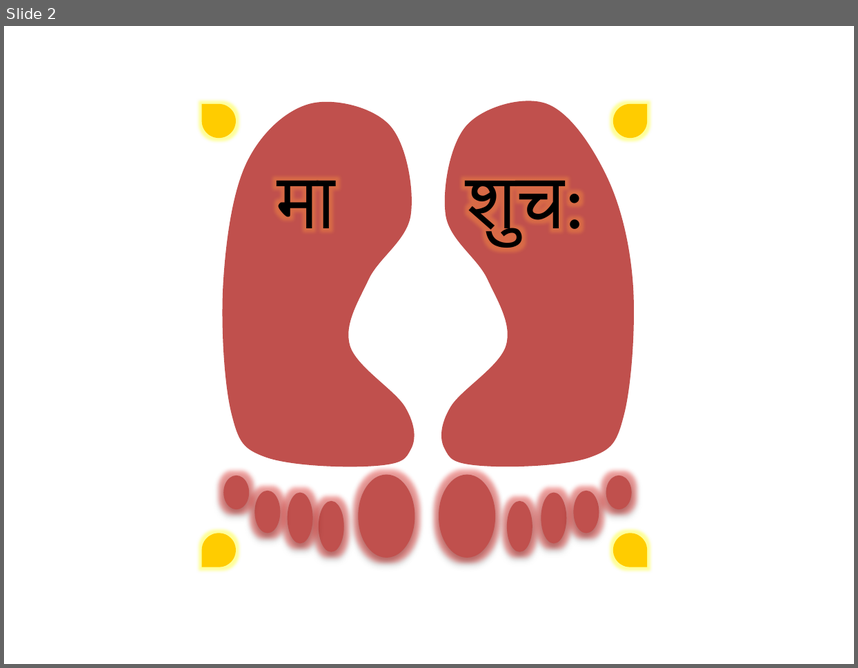
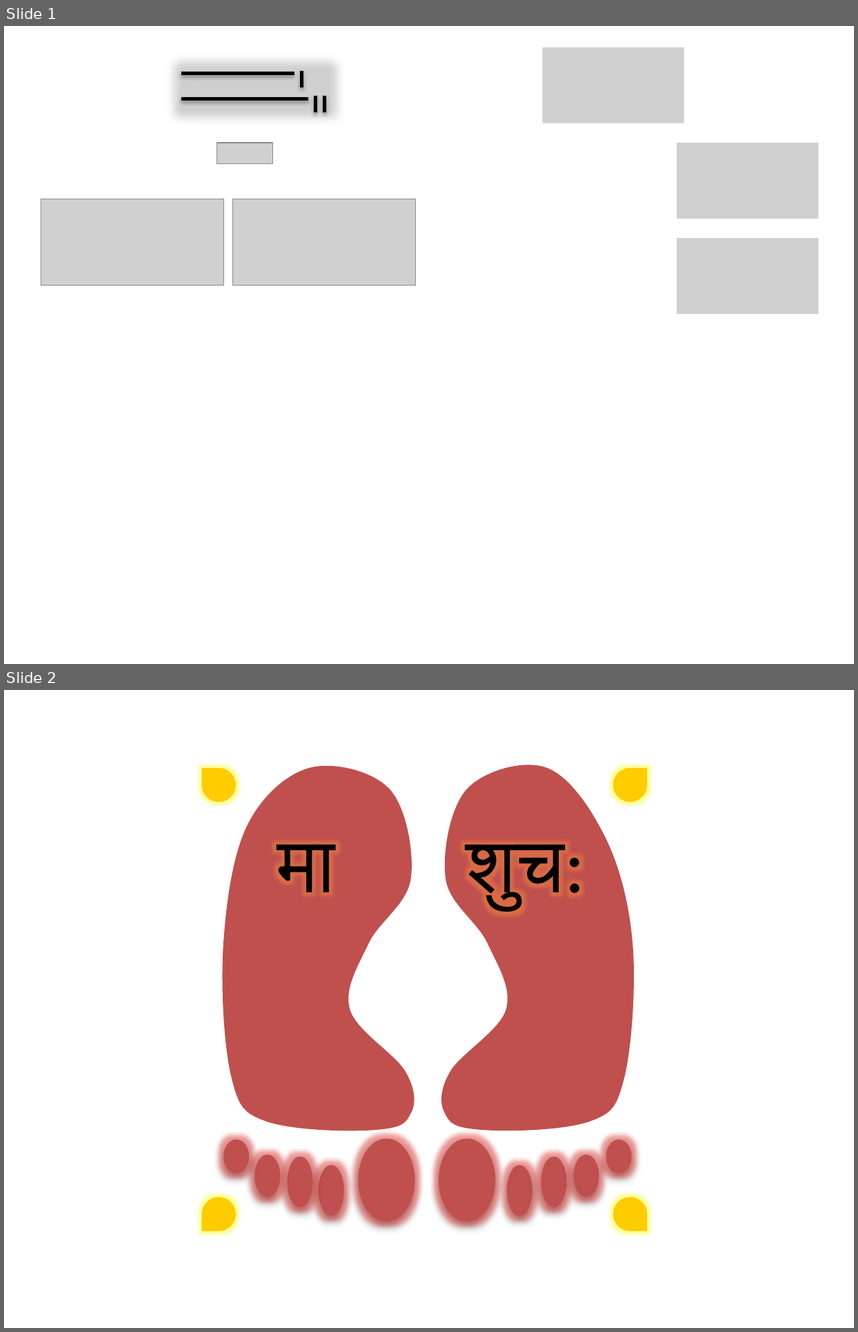
Before and after one commit to sudeeprp/GitaPower, a slide deck: feeder/tools/pics-making.pptx. Shown one above the other, each under a label of ours: slide 2 before the commit, slides 1 and 2 after it. The pictures are 858x668 and 858x1332 pixels, drawn with LibreOffice and Linux fonts; fonts in the diff are those of the drawing; grey boxes stand for pictures. Boxes give left, top, right and bottom in pixels: in the first picture for what was removed or moved away, otherwise in the second. Text is boxed around its words. In the diff, an @@ line names an element or a change of style, - is before the commit and + after.

```diff
--- a/feeder/tools/pics-making.pptx
+++ b/feeder/tools/pics-making.pptx
@@ slide 1 added at box(4, 26, 854, 664), background #FFFFFF @@
@@ picture added at box(159, 47, 351, 132) @@
@@ picture added at box(542, 47, 684, 123) @@
@@ line added from (181, 73) to (294, 73), #000000 3 pt @@
@@ line added from (301, 71) to (301, 88), #000000 3 pt @@
@@ line added from (181, 99) to (308, 99), #000000 3 pt @@
@@ line added from (316, 96) to (316, 113), #000000 3 pt @@
@@ line added from (324, 96) to (324, 113), #000000 3 pt @@
@@ picture added at box(217, 143, 272, 164) @@
@@ picture added at box(677, 143, 818, 218) @@
@@ picture added at box(41, 199, 223, 285) @@
@@ picture added at box(232, 199, 415, 285) @@
@@ picture added at box(677, 238, 818, 313) @@
```
Also in this commit, not shown: 1 slide removed, 3 other files.
